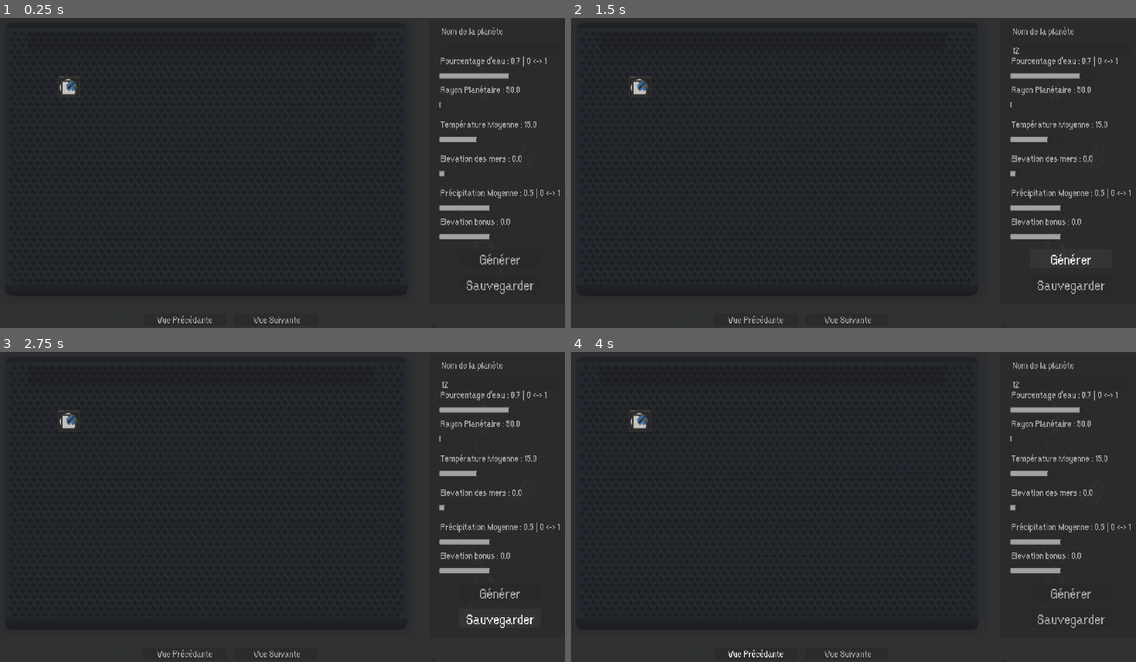
Above: before the commit, frames 1-4 (two rows, left to right).
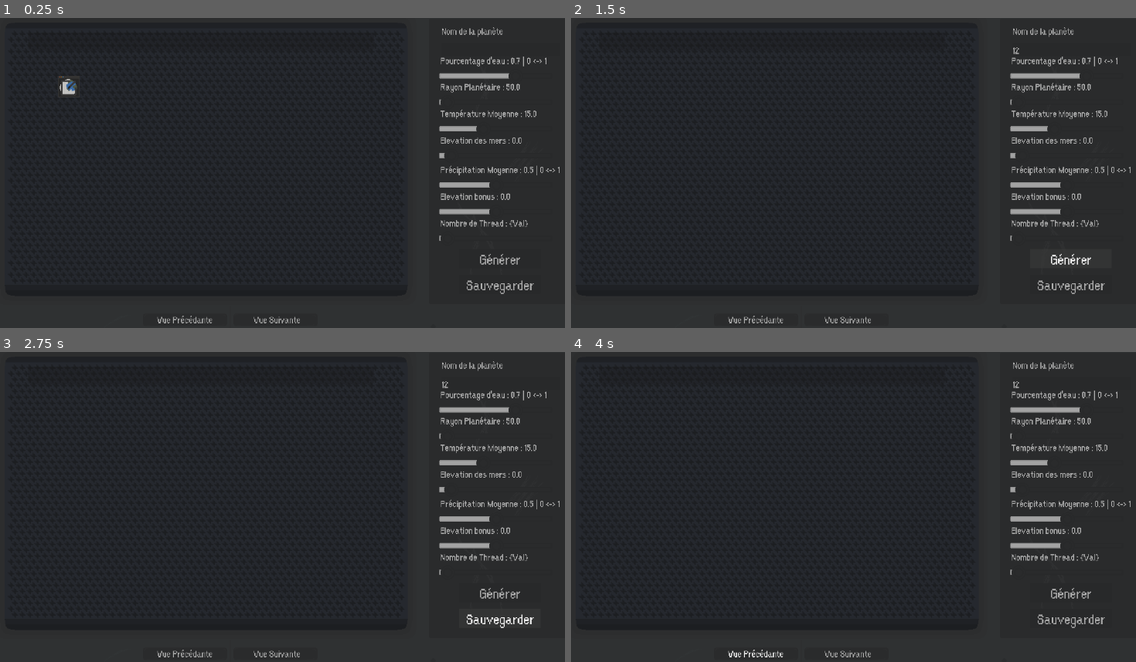
Above: after the commit, the same moments.

Repository: Jujedie/PlanetGenerator
Game: Godot game, scene res://data/scn/master.tscn
Same seed, same stepped clock (60 frames per second), same inputs: the game is played once before the commit and once after it.
Inputs (mouse positions are in pixels of both pictures, inside the frame that each line leads up to):
- Up to frame 1 (0.25 s): no input
- Up to frame 2 (1.5 s): click (1073, 49) at 0.52 s; type "12" at 0.6 s; click "Générer" at 1.25 s
- Up to frame 3 (2.75 s): click "Sauvegarder" at 2 s
- Up to frame 4 (4 s): click "Vue Suivante" at 2.75 s; click "Vue Précédante" at 3.5 s

The runs differ from the first frame. In frame 1, 2.2% of the frame differs, in the area x 77-100%, y 20-72%; in frame 2, 2.3%, in the area x 10-100%, y 18-72%; in frame 3, 2.3%; in frame 4, 2.3%.
Error before the commit: Parse Error: Identifier "nb_thread_param" not declared in the current scope. (res://src/planetGenerator.gd:35)
Error after the commit: Invalid assignment of property or key 'nb_thread' with value of type 'int' on a base object of type 'RefCounted (PlanetGenerator)'. (res://src/planetGenerator.…

Commit message:
Ajouter un curseur pour le nombre de threads dans le générateur de planète et mettre à jour la logique de génération pour utiliser cette valeur.

Diff:
--- a/data/scn/master.tscn
+++ b/data/scn/master.tscn
@@ -55,9 +55,9 @@
 [node name="sldRayonPlanetaire" type="HSlider" parent="Node2D/Control"]
 layout_mode = 0
 offset_left = 912.0
-offset_top = 109.587
-offset_right = 1121.0
-offset_bottom = 136.587
+offset_top = 105.0
+offset_right = 1121.0
+offset_bottom = 132.0
 theme_override_icons/grabber = ExtResource("2_w6tpy")
 theme_override_icons/grabber_highlight = ExtResource("2_w6tpy")
 theme_override_icons/grabber_disabled = ExtResource("2_w6tpy")
@@ -86,9 +86,9 @@
 [node name="sldTempMoy" type="HSlider" parent="Node2D/Control"]
 layout_mode = 0
 offset_left = 912.0
-offset_top = 174.587
-offset_right = 1121.0
-offset_bottom = 201.587
+offset_top = 155.0
+offset_right = 1121.0
+offset_bottom = 182.0
 theme_override_icons/grabber = ExtResource("2_w6tpy")
 theme_override_icons/grabber_highlight = ExtResource("2_w6tpy")
 theme_override_icons/grabber_disabled = ExtResource("2_w6tpy")
@@ -116,9 +116,9 @@
 [node name="sldHautEau" type="HSlider" parent="Node2D/Control"]
 layout_mode = 0
 offset_left = 912.0
-offset_top = 238.587
-offset_right = 1121.0
-offset_bottom = 265.587
+offset_top = 205.0
+offset_right = 1121.0
+offset_bottom = 232.0
 theme_override_icons/grabber = ExtResource("2_w6tpy")
 theme_override_icons/grabber_highlight = ExtResource("2_w6tpy")
 theme_override_icons/grabber_disabled = ExtResource("2_w6tpy")
@@ -145,9 +145,9 @@
 [node name="sldPrecipitationMoy" type="HSlider" parent="Node2D/Control"]
 layout_mode = 0
 offset_left = 912.0
-offset_top = 302.587
-offset_right = 1121.0
-offset_bottom = 329.587
+offset_top = 260.0
+offset_right = 1121.0
+offset_bottom = 287.0
 theme_override_icons/grabber = ExtResource("2_w6tpy")
 theme_override_icons/grabber_highlight = ExtResource("2_w6tpy")
 theme_override_icons/grabber_disabled = ExtResource("2_w6tpy")
@@ -173,6 +173,7 @@
 metadata/_edit_lock_ = true
 
 [node name="sldPercentEau" type="HSlider" parent="Node2D/Control"]
+layout_mode = 0
 offset_left = 912.0
 offset_top = 56.0
 offset_right = 1121.0
@@ -202,10 +203,11 @@
 metadata/_edit_lock_ = true
 
 [node name="sldElevation" type="HSlider" parent="Node2D/Control"]
-offset_left = 912.0
-offset_top = 357.0
-offset_right = 1121.0
-offset_bottom = 384.0
+layout_mode = 0
+offset_left = 912.0
+offset_top = 310.0
+offset_right = 1121.0
+offset_bottom = 337.0
 theme_override_icons/grabber = ExtResource("2_w6tpy")
 theme_override_icons/grabber_highlight = ExtResource("2_w6tpy")
 theme_override_icons/grabber_disabled = ExtResource("2_w6tpy")
@@ -229,6 +231,36 @@
 theme = ExtResource("5_e2i44")
 theme_override_colors/font_color = Color(0.67069, 0.67069, 0.67069, 1)
 text = "Elevation bonus : {Val}"
+metadata/_edit_lock_ = true
+
+[node name="sldThread" type="HSlider" parent="Node2D/Control"]
+offset_left = 912.0
+offset_top = 360.0
+offset_right = 1121.0
+offset_bottom = 387.0
+theme_override_icons/grabber = ExtResource("2_w6tpy")
+theme_override_icons/grabber_highlight = ExtResource("2_w6tpy")
+theme_override_icons/grabber_disabled = ExtResource("2_w6tpy")
+theme_override_icons/tick = ExtResource("2_w6tpy")
+theme_override_styles/slider = ExtResource("3_7ybw1")
+theme_override_styles/grabber_area = ExtResource("4_w6tpy")
+theme_override_styles/grabber_area_highlight = ExtResource("4_w6tpy")
+min_value = 4.0
+max_value = 20.0
+step = 2.0
+value = 4.0
+metadata/_edit_lock_ = true
+
+[node name="Node2D" type="Node2D" parent="Node2D/Control/sldThread"]
+position = Vector2(3.05176e-05, -28.6075)
+scale = Vector2(0.02, 0.02)
+
+[node name="Label" type="Label" parent="Node2D/Control/sldThread/Node2D"]
+offset_right = 5603.0
+offset_bottom = 1200.0
+theme = ExtResource("5_e2i44")
+theme_override_colors/font_color = Color(0.67069, 0.67069, 0.67069, 1)
+text = "Nombre de Thread : {Val}"
 metadata/_edit_lock_ = true
 
 [node name="planeteName" type="Node2D" parent="Node2D/Control"]
@@ -362,6 +394,7 @@
 [connection signal="value_changed" from="Node2D/Control/sldPrecipitationMoy" to="." method="_on_sld_precipitation_moy_value_changed"]
 [connection signal="value_changed" from="Node2D/Control/sldPercentEau" to="." method="_on_sld_percent_eau_value_changed"]
 [connection signal="value_changed" from="Node2D/Control/sldElevation" to="." method="_on_sld_elevation_value_changed"]
+[connection signal="value_changed" from="Node2D/Control/sldThread" to="." method="_on_sld_elevation_value_changed"]
 [connection signal="pressed" from="Node2D/Control/btnComfirmer/btnComfirme" to="." method="_on_btn_comfirme_pressed"]
 [connection signal="pressed" from="Node2D/Control/btnSauvegarder/btnSauvegarder" to="." method="_on_btn_sauvegarder_pressed"]
 [connection signal="pressed" from="Node2D/Control/btnSuivant/btnSuivant" to="." method="_on_btn_suivant_pressed"]
--- a/src/planetGenerator.gd
+++ b/src/planetGenerator.gd
@@ -22,7 +22,7 @@
 var biome_map   : Image
 var final_map   : Image
 
-func _init(nom_param: String, rayon: int = 512, avg_temperature_param: float = 15.0, water_elevation_param: int = 0, avg_precipitation_param: float = 0.5, percent_eau_monde_param: float = 0.7, elevation_modifier_param: int = 0, nbThread_param : int = 8, renderProgress: ProgressBar = null) -> void:
+func _init(nom_param: String, rayon: int = 512, avg_temperature_param: float = 15.0, water_elevation_param: int = 0, avg_precipitation_param: float = 0.5, percent_eau_monde_param: float = 0.7, elevation_modifier_param: int = 0, nb_thread_param : int = 8, renderProgress: ProgressBar = null) -> void:
 	self.nom = nom_param
 
 	self.circonference     =  int(rayon * 2 * PI)
@@ -32,7 +32,7 @@
 	self.avg_precipitation = avg_precipitation_param
 	self.percent_eau_monde = percent_eau_monde_param
 	self.elevation_modifier= elevation_modifier_param
-	self.nb_thread          = nb_thread_param
+	self.nb_thread         = nb_thread_param
 
 	self.renderProgress       = renderProgress
 	self.renderProgress.value = 0.0
@@ -126,11 +126,11 @@
 	noise2.fractal_lacunarity = 2.0
 
 	print("Génération de la carte")
-	var range = circonference / (nb_thread / 2)
+	var range = circonference / (self.nb_thread / 2)
 	var threadArray = []
-	for i in range(0, (nb_thread / 2), 1):
+	for i in range(0, (self.nb_thread / 2), 1):
 		var x1 = i * range
-		var x2 = self.circonference if i == ((nb_thread / 2) - 1) else (i + 1) * range
+		var x2 = self.circonference if i == ((self.nb_thread / 2) - 1) else (i + 1) * range
 		var thread = Thread.new()
 		threadArray.append(thread)
 		thread.start(thread_calcul.bind(img, noise, noise2, x1, x2, elevation_calcul))
@@ -177,11 +177,11 @@
 	noise.fractal_lacunarity = 4.0
 
 	print("Génération de la carte")
-	var range = circonference / (nb_thread / 2)
+	var range = circonference / (self.nb_thread / 2)
 	var threadArray = []
-	for i in range(0, (nb_thread / 2), 1):
+	for i in range(0, (self.nb_thread / 2), 1):
 		var x1 = i * range
-		var x2 = self.circonference if i == ((nb_thread / 2) - 1) else (i + 1) * range
+		var x2 = self.circonference if i == ((self.nb_thread / 2) - 1) else (i + 1) * range
 		var thread = Thread.new()
 		threadArray.append(thread)
 		thread.start(thread_calcul.bind(img, noise, noise, x1, x2, precipitation_calcul))
@@ -215,11 +215,11 @@
 	noise.fractal_lacunarity = 0.5
 
 	print("Génération de la carte")
-	var range = circonference / (nb_thread / 2)
+	var range = circonference / (self.nb_thread / 2)
 	var threadArray = []
-	for i in range(0, (nb_thread / 2), 1):
+	for i in range(0, (self.nb_thread / 2), 1):
 		var x1 = i * range
-		var x2 = self.circonference if i == ((nb_thread / 2) - 1) else (i + 1) * range
+		var x2 = self.circonference if i == ((self.nb_thread / 2) - 1) else (i + 1) * range
 		var thread = Thread.new()
 		threadArray.append(thread)
 		thread.start(thread_calcul.bind(img, noise, noise, x1, x2, water_calcul))
@@ -266,11 +266,11 @@
 	noise.fractal_lacunarity = 0.2
 
 	print("Génération de la carte")
-	var range = circonference / (nb_thread / 2)
+	var range = circonference / (self.nb_thread / 2)
 	var threadArray = []
-	for i in range(0, (nb_thread / 2), 1):
+	for i in range(0, (self.nb_thread / 2), 1):
 		var x1 = i * range
-		var x2 = self.circonference if i == ((nb_thread / 2) - 1) else (i + 1) * range
+		var x2 = self.circonference if i == ((self.nb_thread / 2) - 1) else (i + 1) * range
 		var thread = Thread.new()
 		threadArray.append(thread)
 		thread.start(thread_calcul.bind(img, noise, noise, x1, x2, temperature_calcul))
@@ -323,11 +323,11 @@
 
 	print("Génération de la carte")
 	var valeur_unite = 1.0 / (self.circonference * self.circonference / 2)
-	var range = circonference / nb_thread
+	var range = circonference / self.nb_thread
 	var threadArray = []
-	for i in range(0, nb_thread / 2, 1):
+	for i in range(0, self.nb_thread / 2, 1):
 		var x1 = i * range
-		var x2 = self.circonference if i == (nb_thread - 1) else (i + 1) * range
+		var x2 = self.circonference if i == (self.nb_thread - 1) else (i + 1) * range
 		var thread = Thread.new()
 		threadArray.append(thread)
 		thread.start(thread_calcul.bind(img, noise, valeur_unite, x1, x2, biome_calcul))
